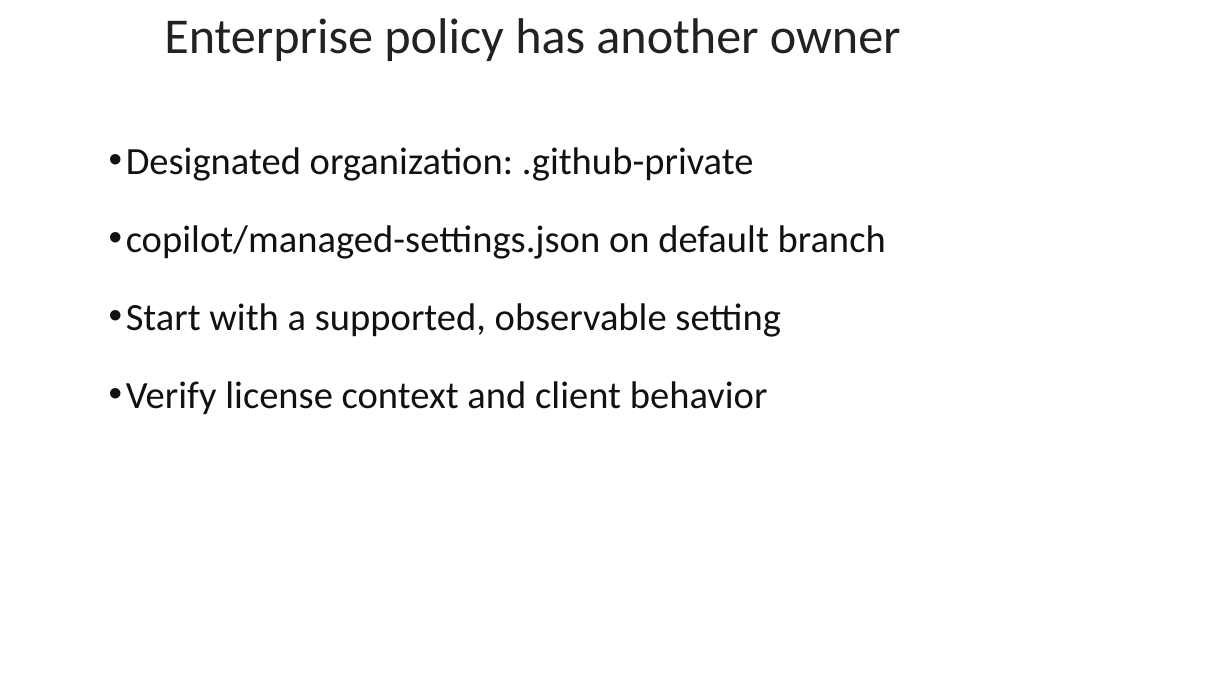
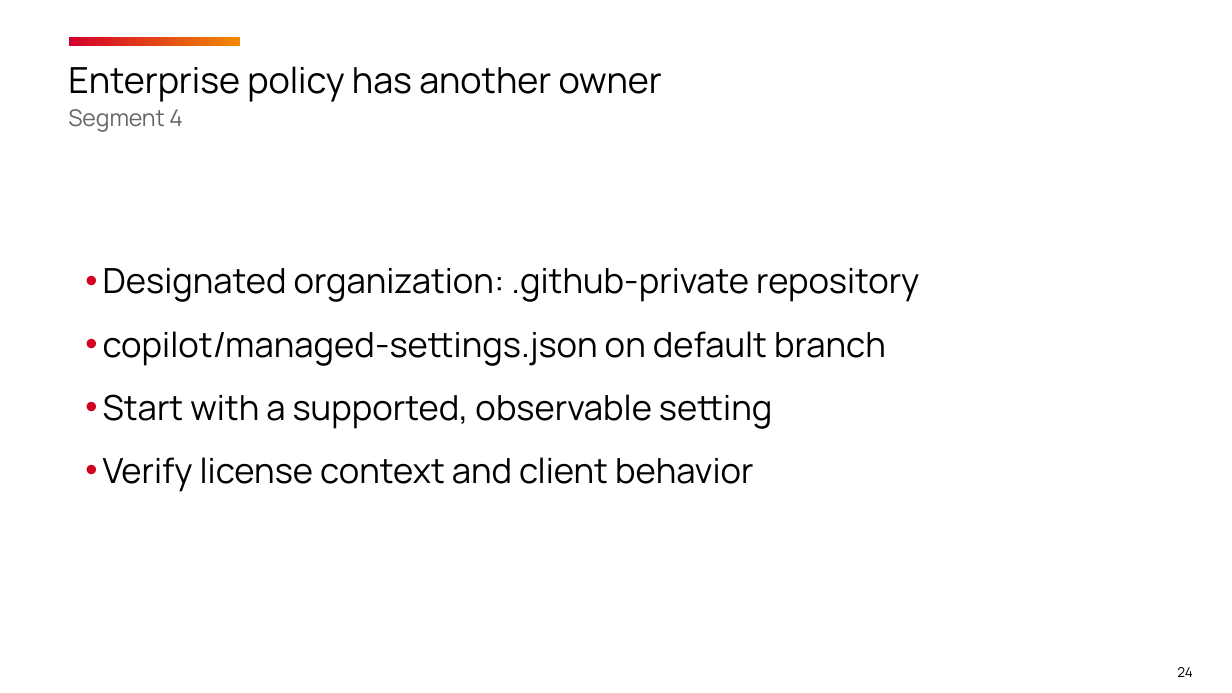
Before and after one commit to timothywarner-org/copilot-cert-prep, a slide deck: slide 24 of warner-github-cert-prep-september-2026.pptx (slide 20 before the commit). Drawn at 1232x693 pixels with LibreOffice and Linux fonts; fonts in the diff are those of the drawing; background and template pictures are left out. Boxes give left, top, right and bottom in pixels: in the first picture for what was removed or moved away, otherwise in the second. Text is boxed around its words. In the diff, an @@ line names an element or a change of style, - is before the commit and + after.

Commit message:
Apply OReilly template and four-segment course refresh

```diff
--- a/warner-github-cert-prep-september-2026.pptx
+++ b/warner-github-cert-prep-september-2026.pptx
@@ title "Enterprise policy has another owner": place and size @@
-title "Enterprise policy has another owner" at (164,18,901,61)
+title "Enterprise policy has another owner" at (68,66,662,132)
@@ rectangle added at (70,36,241,46), fill gradient #D3002D to #F18901 @@
@@ title at (68,66,662,102): size 29.2 to 21 pt, font Calibri to Manrope, text colour #222222 to #000000 in "Enterprise policy has another owner"; line spacing 1 to 1.08 @@
@@ title at (68,109,183,132): paragraph added @@
+Segment 4
@@ text "Designated organization: .github-private repository": place and size @@
-text "Designated organization: .github-private repository" at (126,147,886,415)
+text "Designated organization: .github-private repository" at (103,268,919,492)
@@ text at (103,268,919,302): text changed; size 22.5 to 20.2 pt; font Calibri to Manrope; text colour #111111 to #000000 @@
-• Designated organization: .github-private
+• Designated organization: .github-private repository
@@ text at (103,331,886,492): size 22.5 to 20.2 pt, font Calibri to Manrope, text colour #111111 to #000000 in "copilot/managed-settings.json on default branch", "Start with a supported, observable setting", "Verify license context and client behavior"; indent changed; line spacing 1 to 1.15; less space between paragraphs @@
@@ page number added at (1177,667,1193,677), 8 pt, text #000000 @@
+24
```
Also in this commit, not shown: 19 other slides changed, 8 slides added, 4 slides removed, 28 other files.
